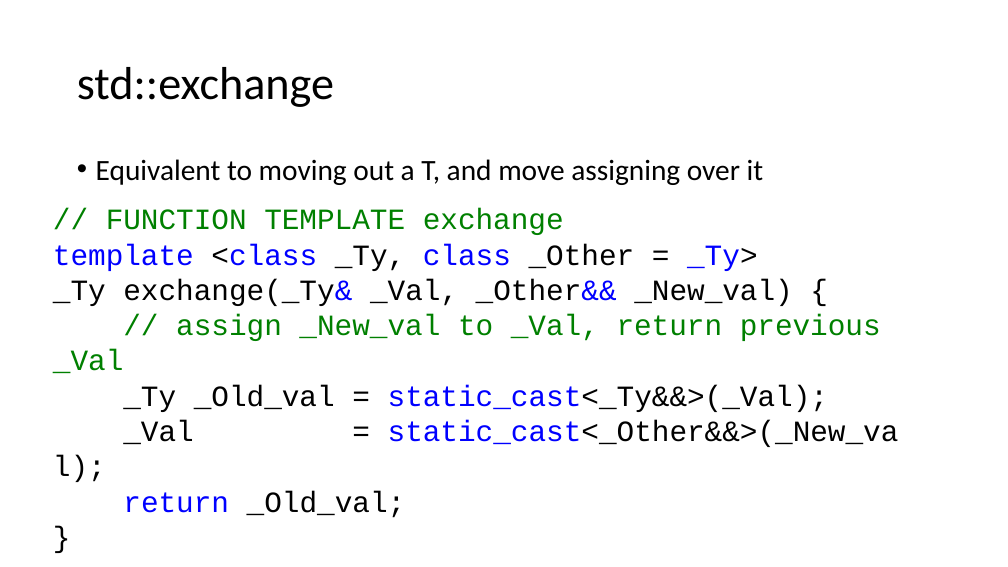
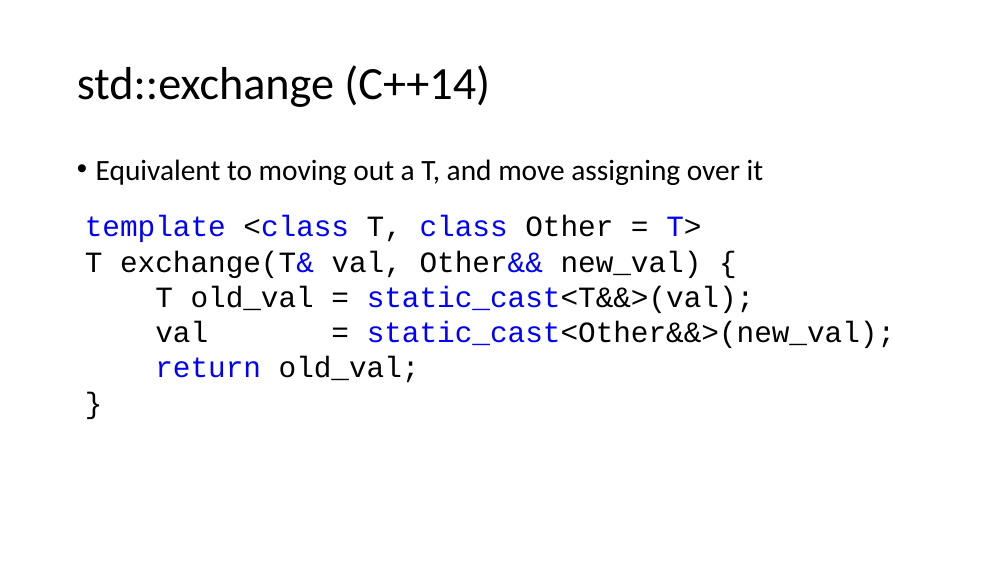
Before and after one commit to BillyONeal/14_cpp_features_in_40_minutes, a slide deck: slide 9 of Standard Library Little Things.pptx (slide 8 before the commit). Drawn at 1008x567 pixels with LibreOffice and Linux fonts; fonts in the diff are those of the drawing. Boxes give left, top, right and bottom in pixels: in the first picture for what was removed or moved away, otherwise in the second. Text is boxed around its words. In the diff, an @@ line names an element or a change of style, - is before the commit and + after.

```diff
--- a/Standard Library Little Things.pptx
+++ b/Standard Library Little Things.pptx
@@ title at [77,65,490,107]: text changed @@
-std::exchange
+std::exchange (C++14)
@@ text "template <class T, class Other ...": place and size @@
-text "template <class T, class Other ..." at [53,208,899,447]
+text "template <class T, class Other ..." at [85,215,895,383]
@@ text at [85,215,895,383]: text changed @@
-// FUNCTION TEMPLATE exchange
-template <class _Ty, class _Other = _Ty>
-_Ty exchange(_Ty& _Val, _Other&& _New_val) {
-// assign _New_val to _Val, return previous _Val
-_Ty _Old_val = static_cast<_Ty&&>(_Val);
-_Val = static_cast<_Other&&>(_New_val);
-return _Old_val;
+template <class T, class Other = T>
+T exchange(T& val, Other&& new_val) {
+T old_val = static_cast<T&&>(val);
+val = static_cast<Other&&>(new_val);
+return old_val;
```
Also in this commit, not shown: 33 other slides changed, 1 slide added, 2 slides removed.
